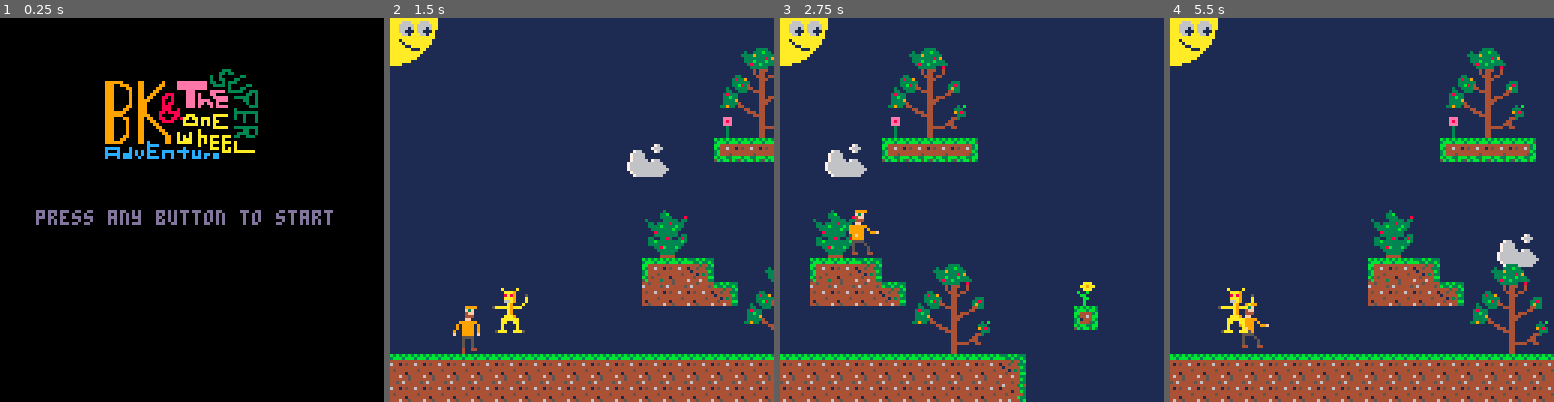
Above: before the commit, frames 1-4 (left to right).
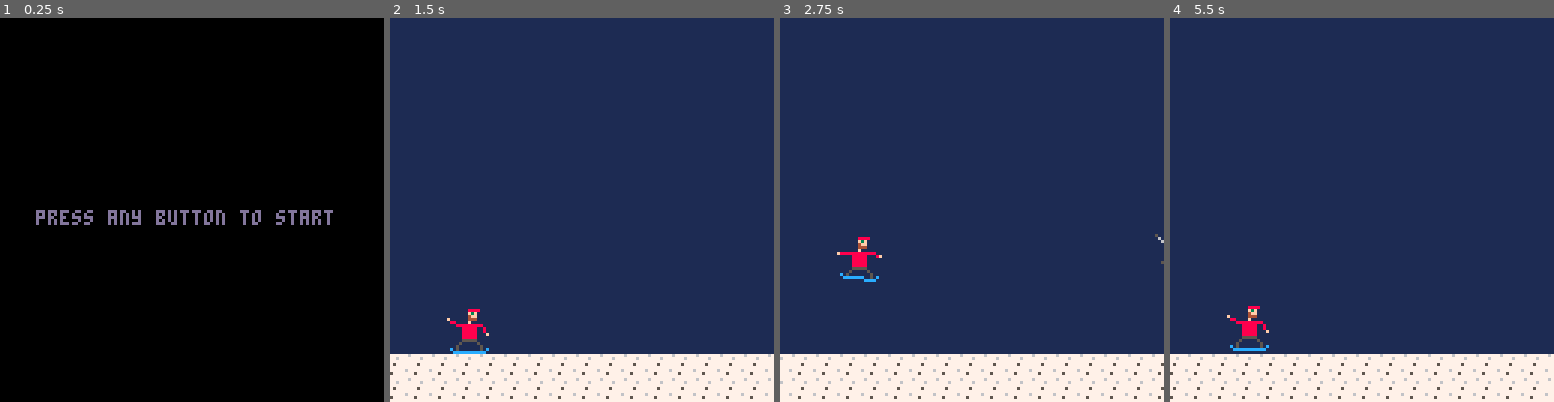
Above: after the commit, the same moments.

Repository: elennick/bksowa
Game: PICO-8 cartridge bksowa.p8
Two runs of this game, one before a commit and one after it. Both use one fixed random seed, a clock stepped at 60 frames per second and the inputs below.
Inputs:
- Up to frame 1 (0.25 s): no input
- Up to frame 2 (1.5 s): tap X (X key) at 0.33, 1.07 s; tap O (Z key) at 0.7 s
- Up to frame 3 (2.75 s): hold Right 1.6-2.1 s; tap O (Z key) at 1.7, 2.1, 2.5 s; tap X (X key) at 1.85 s; hold Up 2.15-2.42 s; hold Right from 2.47 s (still down)
- Up to frame 4 (5.5 s): tap O (Z key) every 0.4 s from 2.9 to 5.3 s; tap X (X key) at 2.97, 4.08, 5.2 s; release Right at 3.03 s; hold Left 3.08-3.58 s; hold Down 3.63-3.97 s; hold Right 4.02-4.68 s; hold Up 4.73-5.03 s; hold Left from 5.08 s (still down)

The runs differ from the first frame. In frame 1, 3.4% of the frame differs, in the area x 27-68%, y 13-37%; in frame 2, 21%; in frame 3, 23%, in the area x 0-100%, y 0-100%; in frame 4, 23%.

Commit message:
started adding a 2nd level

Diff:
--- a/bksowa.p8
+++ b/bksowa.p8
@@ -13,21 +13,40 @@
 function start()
   cls()
 
+  //levels
+  l = {}
+  l[1] = {}
+  l[1].y = 0
+  l[1].pstarty = 64
+  l[1].psprites = {}
+  l[1].psprites[1] = 64
+  l[1].psprites[2] = 66
+  l[1].psprites[3] = 68
+  l[1].esprite = 96
+  l[2] = {}
+  l[2].y = 128
+  l[2].pstarty = 192
+  l[2].psprites = {}
+  l[2].psprites[1] = 70
+  l[2].psprites[2] = 72
+  l[2].psprites[3] = 74
+  l[2].esprite = 98
+  cl = 2 //current level
+
 		//player
   p = {}
   p.x = 16 //position x
-  p.y = 64 //position y
+  p.y = l[cl].pstarty //position y
   p.vx = 0 //velocity x
   p.vy = 0 //velocity y
-  p.sprites = {}
-  p.sprites[1] = 64
-  p.sprites[2] = 66
-  p.sprites[3] = 68
+  p.sprites = l[cl].psprites
   p.cframe = 1 //current frame
   p.tslfc = 0 //last frame change
   p.state = "running" //running, jump1, jump2
 
   bg = {}
+  bg.sun = {}
+  bg.sun.eyey = 4
   bg.sobjects = {} //scrolling background objects
   for i=1, 15 do
     bg.sobjects[i] = {}
@@ -38,11 +57,16 @@
 
   //enemies
   enemies = {}
-  for i=1, 10 do
+  enemies.lj = 0 //last jump
+  enemies.jumprate = 40
+  enemies.gravity = 0.25
+  for i=1, 8 do
     enemies[i] = {}
-    enemies[i].x = 200
-    enemies[i].y = 200
-    enemies[i].sprite = 96
+    enemies[i].x = (100 * i) + 65
+    enemies[i].y = 0
+    enemies[i].vy = 0
+    enemies[i].vx = 0
+    enemies[i].sprite = l[cl].esprite
   end
 
   //camera position
@@ -71,7 +95,7 @@
 		      p.state = "jump2"
 		      p.vy = -6
 		    end
-		  elseif grounded() then
+		  elseif grounded(p) then
 		    p.vy = 0
 		    p.y = flr(flr(p.y)/8)*8
 		    p.state = "running"
@@ -81,6 +105,25 @@
 
 		  p.x += min(p.vx, 2)
 		  p.y += min(p.vy, 5)
+
+		  for i=1, rawlen(enemies) do
+		  		local e = enemies[i]
+		  		if enemies.lj > enemies.jumprate then
+		  		  e.vy = -10
+		  		elseif grounded(e) then
+		  		  e.vy = 0
+		      e.y = flr(flr(e.y)/8)*8
+		  		else
+        e.vy += enemies.gravity
+      end
+
+      e.y += min(e.vy, 5)
+    end
+
+    if enemies.lj > enemies.jumprate then
+      enemies.lj = 0
+    end
+    enemies.lj += 1
   end
 end
 
@@ -93,17 +136,14 @@
   end
 
   if screen == 10 then
-		  if p.y > 130 then
-		    print("oh no, bk is dead!", p.x + 10, 32)
-		    print("press any button to restart", p.x - 6, 50)
-	     if btn() > 0 then
-	       start()
-	     end
-		  else
 			  drawenv()
 			  p.x += cvx
 			  ani(p, 2, 2, 3, 4)
-	    spr(96, 100, 90, 2, 2)
+
+	    for i=1, rawlen(enemies) do
+       enemies[i].vy += 0.55
+       spr(l[cl].esprite, enemies[i].x, enemies[i].y, 2, 2)
+     end
 
 	    cx += cvx
 	    if cx > 900 then //loop the level
@@ -113,19 +153,18 @@
 		       if s.x > 900 then s.x-=900 end
 		     end
 	  		end
-	  		camera(cx, 0)
-	  end
+	  		camera(cx, l[cl].y)
   end
 end
 
 function drawenv()
-  rectfill(0,0,1050,128,1) //sky
+  rectfill(0,0,1050,256,1) //sky
 
   circfill(cx,0,15,10) //sun
   circfill(cx+5,3,2,6)
   circfill(cx+11,3,2,6)
-  circfill(cx+6,4,1,1)
-  circfill(cx+12,4,1,1)
+  circfill(cx+6,bg.sun.eyey,1,1)
+  circfill(cx+12,bg.sun.eyey,1,1)
   line(cx+3,7,cx+5,9,1)
   line(cx+5,9,cx+9,10,1)
 
@@ -135,7 +174,7 @@
 		  if s.x < 0 then s.x=1000 end
 		end
 
-		map(0, 0, 0, 0, 128, 16)
+		map(0, 0, 0, 0, 128, 48)
 end
 
 function ani(n,w,h,frames,speed)
@@ -150,8 +189,8 @@
   n.tslfc+=1
 end
 
-function grounded()
-  local v = mget(flr(p.x + 8) / 8, flr(p.y + 16) / 8)
+function grounded(o)
+  local v = mget(flr(o.x + 8) / 8, flr(o.y + 16) / 8)
   return fget(v, 0)
 end
 
@@ -224,40 +263,8 @@
 
 
 
-…(32 lines of a section not shown)…
 __gff__
-0000010101010000000000000000000000000101010000000000000000000000000000000100000000000000000000000000000000000000000000000000000000000000000000000000000000000000000000000000000000000000000000000202000000000000000000000000000002020000000000000000000000000000
+0000010101010000000000000000000000000101010000000000000000000000000000010100000000000000000000000000000000000000000000000000000000000000000000000000000000000000000000000000000000000000000000000202020200000000000000000000000002020202000000000000000000000000
 0000000000000000000000000000000000000000000000000000000000000000000000000000000000000000000000000000000000000000000000000000000000000000000000000000000000000000000000000000000000000000000000000000000000000000000000000000000000000000000000000000000000000000
 __map__
 0000000000000000000000000000000000000000000000000000000000000000000000000000000000000000000000000000000000000000000000000000000000000000000000000000000000000000000000000000000000000000000000000000000000000000000000000000000000000000000000000000000000000000
@@ -276,4 +283,19 @@
 00000000000000000000000000000000000000000000003738393a00000000000000001d00001b1c000000001d3738393a0000001d0d0000000000000d1b1c000000000000000000000000001d00001b1c0000000000000000001d00000000000000000000001b1c000000000000000000000000000000000000000000000000
 03030303030303030303030303030303030303030303030303030313000000000000150303030303030303030303030303130000120400001503030303030303030303030303030400001203030303030303030303030303030303030303130000000d0015030303030303030303030303030303030303030303030303030303
 0505050505050505050505050505050505050505050505050505051400000000000025050505050505050505050505050514000000000000250505050505050505050505050505000000000505050505050505050505050505050505050514002400240025050505050505050505050505050505050505050505050505050505
-0505050505050505050505050505050505050505050505050505051400000000000025050505050505050505050505050514000000000000250505050505050505050505050500000000000005050505050505050505050505050505050514000000000025050505050505050505050505050505050505050505050505050505
+0000000000000000000000000000000000000000000000000000000000000000000000000000000000000000000000000000000000000000000000000000000000000000000000000000000000000000000000000000000000000000000000000000000000000000000000000000000000000000000000000000000000000000
+0000000000000000000000000000000000000000000000000000000000000000000000000000000000000000000000000000000000000000000000000000000000000000000000000000000000000000000000000000000000000000000000000000000000000000000000000000000000000000000000000000000000000000
+0000000000000000000000000000000000000000000000000000000000000000000000000000000000000000000000000000000000000000000000000000000000000000000000000000000000000000000000000000000000000000000000000000000000000000000000000000000000000000000000000000000000000000
+0000000000000000000000000000000000000000000000000000000000000000000000000000000000000000000000000000000000000000000000000000000000000000000000000000000000000000000000000000000000000000000000000000000000000000000000000000000000000000000000000000000000000000
+0000000000000000000000000000000000000000000000000000000000000000000000000000000000000000000000000000000000000000000000000000000000000000000000000000000000000000000000000000000000000000000000000000000000000000000000000000000000000000000000000000000000000000
+0000000000000000000000000000000000000000000000000000000000000000000000000000000000000000000000000000000000000000000000000000000000000000000000000000000000000000000000000000000000000000000000000000000000000000000000000000000000000000000000000000000000000000
+0000000000000000000000000000000000000000000000000000000000000000000000000000000000000000000000000000000000000000000000000000000000000000000000000000000000000000000000000000000000000000000000000000000000000000000000000000000000000000000000000000000000000000
+0000000000000000000000000000000000000000000000000000000000000000000000000000000000000000000000000000000000000000000000000000000000000000000000000000000000000000000000000000000000000000000000000000000000000000000000000000000000000000000000000000000000000000
+0000000000000000000000000000000000000000000000000000000000000000000000000000000000000000000000000000000000000000000000000000000000000000000000000000000000000000000000000000000000000000000000000000000000000000000000000000000000000000000000000000000000000000
+0000000000000000000000000000000000000000000000000000000000000000000000000000000000000000000000000000000000000000000000000000000000000000000000000000000000000000000000000000000000000000000000000000000000000000000000000000000000000000000000000000000000000000
+0000000000000000000000000000000000000000000000000000000000000000000000000000000000000000000000000000000000000000000000000000000000000000000000000000000000000000000000000000000000000000000000000000000000000000000000000000000000000000000000000000000000000000
+0000000000000000000000000000000000000000000000000000000000000000000000000000000000000000000000000000000000000000000000000000000000000000000000000000000000000000000000000000000000000000000000000000000000000000000000000000000000000000000000000000000000000000
+0000000000000000000000000000000000000000000000000000000000000000000000000000000000000000000000000000000000000000000000000000000000000000000000000000000000000000000000000000000000000000000000000000000000000000000000000000000000000000000000000000000000000000
+0000000000000000000000000000000000000000000000000000000000000000000000000000000000000000000000000000000000000000000000000000000000000000000000000000000000000000000000000000000000000000000000000000000000000000000000000000000000000000000000000000000000000000
+2323232323232323232323232323232323232323232323232323232323232323232323232323232323232323232323232323232323232323232323232323232323232323232323232323232323232323232323232323232323232323232323232323232323232323232323232323232323232323232323232323232323232323
+2323232323232323232323232323232323232323232323232323232323232323232323232323232323232323232323232323232323232323232323232323232323232323232323232323232323232323232323232323232323232323232323232323232323232323232323232323232323232323232323232323232323232323
Not shown, changed: 74 lines of the sprite sheet (__gfx__) section of bksowa.p8
